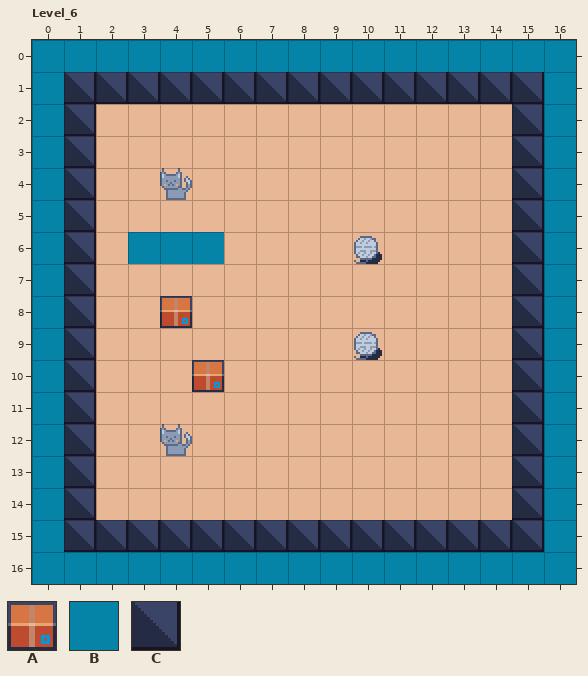
One commit to this LDtk project: Assets/ldtk/map.ldtk. That is the earlier state.
Cells are 16x16 px. Shown: Level_6 x 0..16, y 0..16.
Key: from "Tileset": A 0, B 2, C 3.
_ is an empty cell.
Objects are placed by their top-left corner, in cells (3,4 is the top-left corner of cell 3,4); size is 1x1 cell unless given.
Layer "Walls" before, first column x 0:
 0 BBBBBBBBBBBBBBBBB
 1 BCCCCCCCCCCCCCCCB
 2 BC_____________CB
 3 BC_____________CB
 4 BC_____________CB
 5 BC_____________CB
 6 BC_____________CB
 7 BC_____________CB
 8 BC_____________CB
 9 BC_____________CB
10 BC_____________CB
11 BC_____________CB
12 BC_____________CB
13 BC_____________CB
14 BC_____________CB
15 BCCCCCCCCCCCCCCCB
16 BBBBBBBBBBBBBBBBB
Objects on layer "Boxes" before:
B "Void" at 4,6
B "Void" at 3,6
B "Void" at 5,6
A "Box" at 4,8
A "Box" at 5,10
The result:
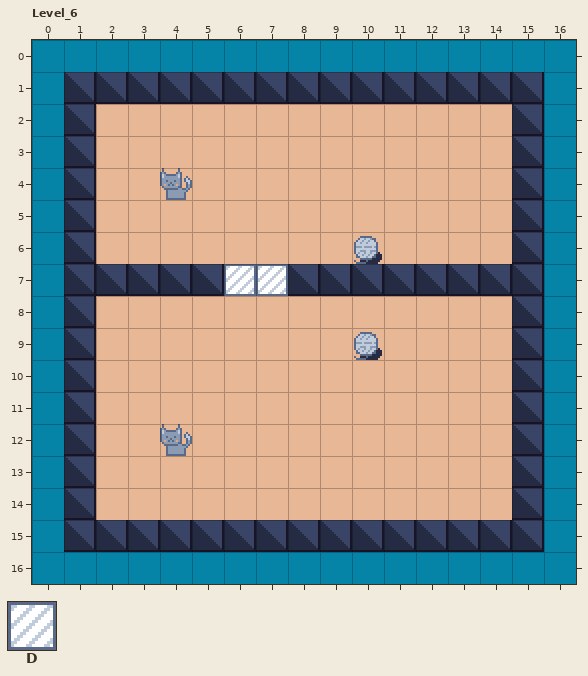
Further tiles: from "Tileset": D 10.
The edit:
Layer "Walls":
y 7: x 2..5 ____ -> CCCC; x 8..14 _______ -> CCCCCCC
Layer "Boxes":
added: D "Glass" at 7,7
added: D "Glass" at 6,7
removed: B "Void" at 4,6
removed: B "Void" at 3,6
removed: B "Void" at 5,6
removed: A "Box" at 4,8
removed: A "Box" at 5,10
Pixel boxes of the changes (left, top, right, bottom) in both pictures:
changed: (96, 232, 512, 328)
removed: (192, 360, 224, 392)
